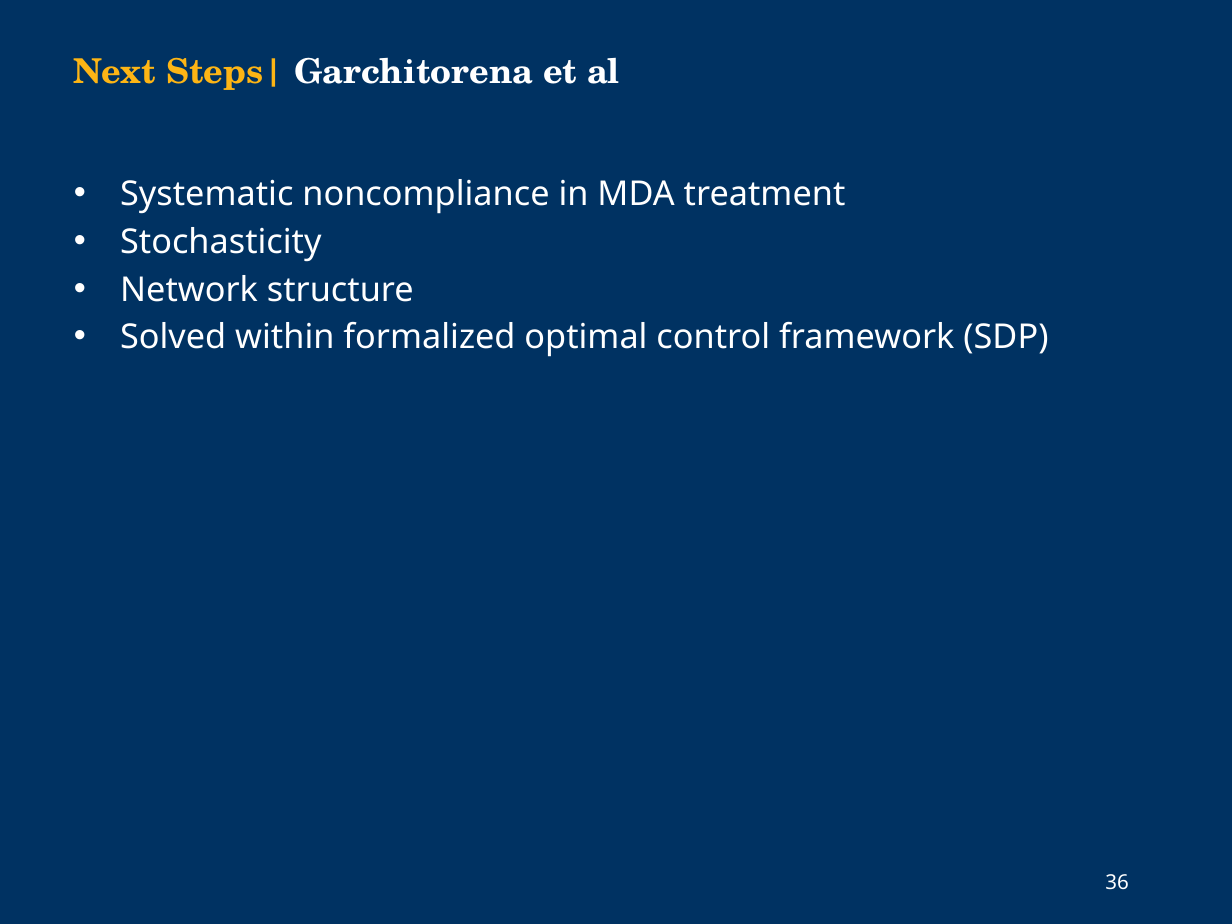
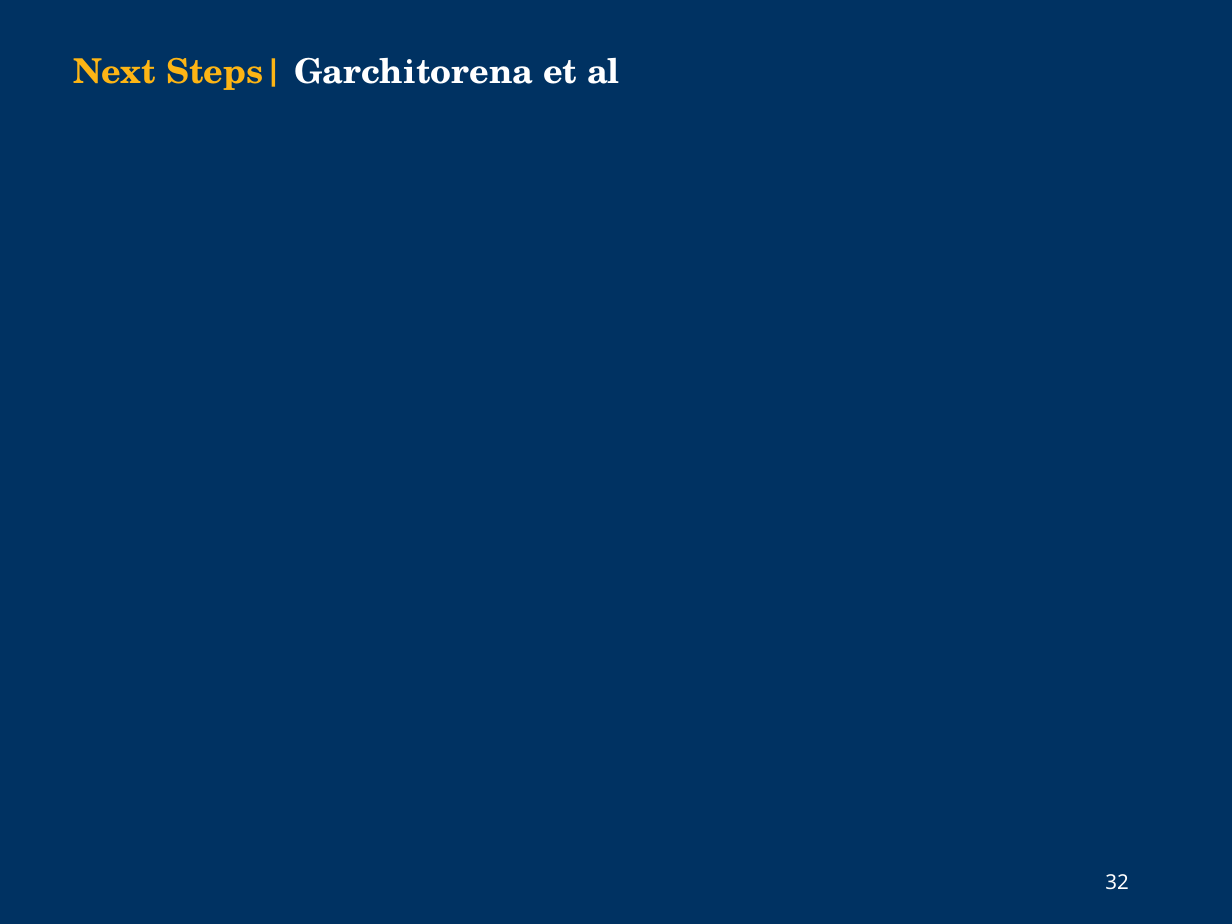
Before and after one commit to cmhoove14/DDNTD, a slide deck: slide 32 of Other/NIMBioS_2019v2.pptx (slide 36 before the commit). Drawn at 1232x924 pixels with LibreOffice and Linux fonts; fonts in the diff are those of the drawing; grey boxes stand for pictures; background and template pictures are left out. Boxes give left, top, right and bottom in pixels: in the first picture for what was removed or moved away, otherwise in the second. Text is boxed around its words. In the diff, an @@ line names an element or a change of style, - is before the commit and + after.

```diff
--- a/Other/NIMBioS_2019v2.pptx
+++ b/Other/NIMBioS_2019v2.pptx
@@ text removed at <box>120,179,1048,357</box> @@
-• Systematic noncompliance in MDA treatment
-• Stochasticity
-• Network structure
-• Solved within formalized optimal control framework (SDP)
@@ page number at <box>1105,874,1128,890</box>: text changed @@
-36
+32
```
Also in this commit, not shown: 9 other slides changed, 5 slides added, 1 slide removed, 36 other files.
